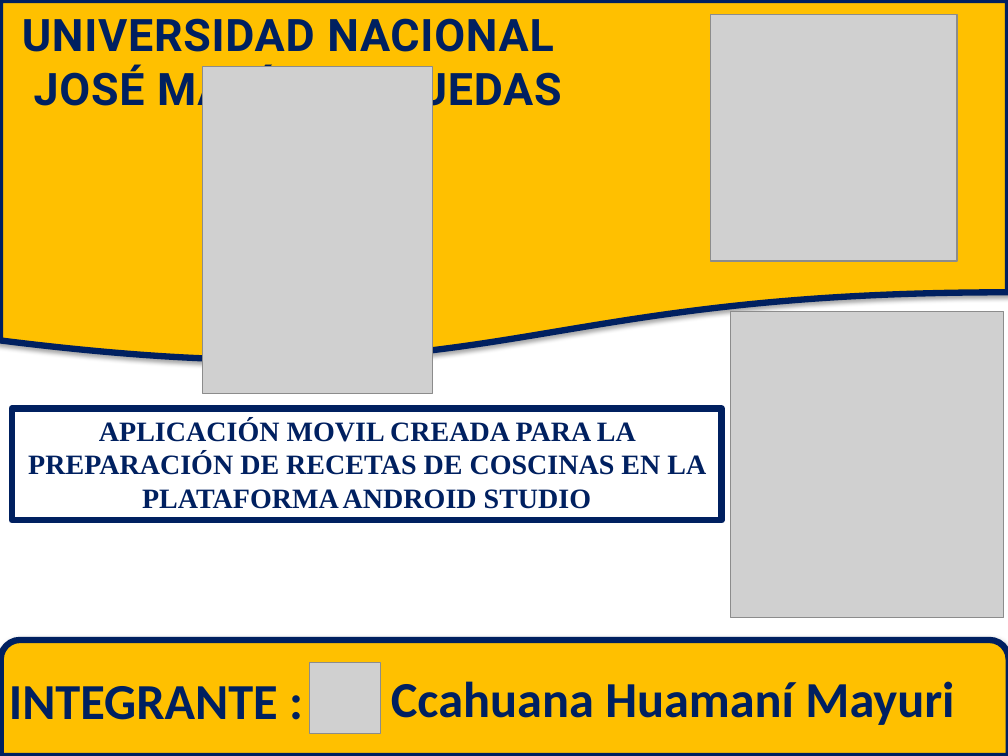
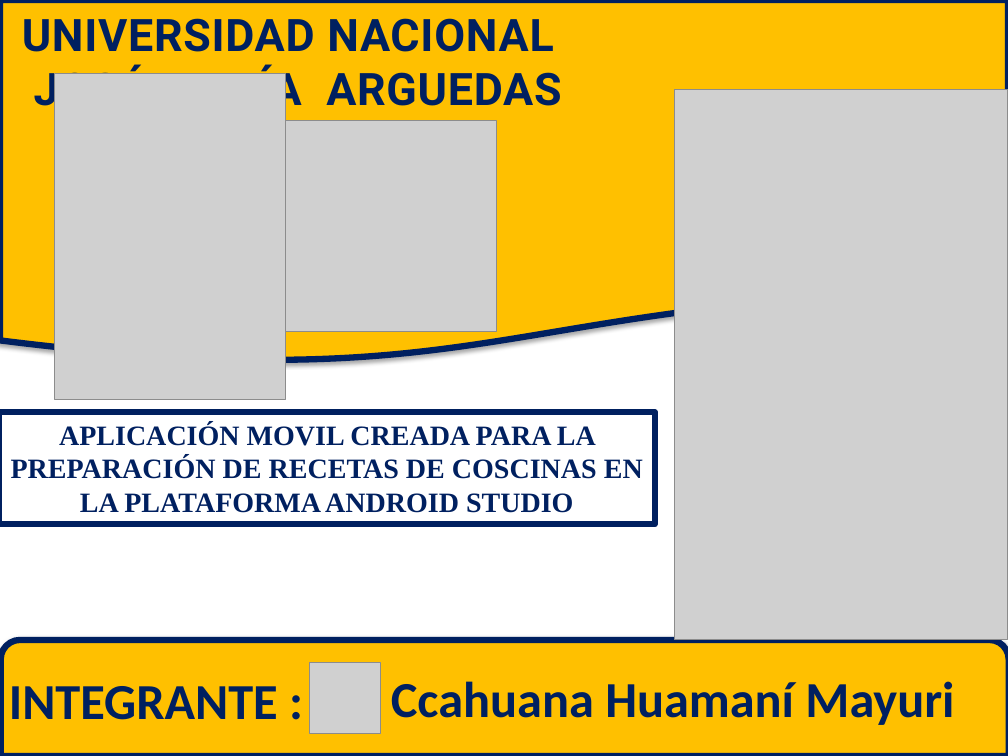
Before and after one commit to mayuri7/Requerimeintos, a slide deck: slide 1 of DOCUMENTACIÓN/APPRECETA.pptx. Drawn at 1008x756 pixels with LibreOffice and Linux fonts; fonts in the diff are those of the drawing; grey boxes stand for pictures. Boxes give left, top, right and bottom in pixels: in the first picture for what was removed or moved away, otherwise in the second. Text is boxed around its words. In the diff, an @@ line names an element or a change of style, - is before the commit and + after.

```diff
--- a/DOCUMENTACIÓN/APPRECETA.pptx
+++ b/DOCUMENTACIÓN/APPRECETA.pptx
@@ picture removed at bbox=[711, 14, 958, 261] @@
@@ picture: place and size @@
-picture at bbox=[203, 67, 433, 393]
+picture at bbox=[54, 74, 285, 400]
@@ picture added at bbox=[674, 89, 1008, 639] @@
@@ picture added at bbox=[285, 121, 496, 332] @@
@@ picture removed at bbox=[731, 311, 1004, 618] @@
@@ rectangle "APLICACIÓN MOVIL CREADA PARA LA ...": place and size @@
-rectangle "APLICACIÓN MOVIL CREADA PARA LA ..." at bbox=[12, 408, 722, 520]
+rectangle "APLICACIÓN MOVIL CREADA PARA LA ..." at bbox=[0, 412, 655, 524]
```
Also in this commit, not shown: 4 slides added, 1 slide removed, 13 other files.
